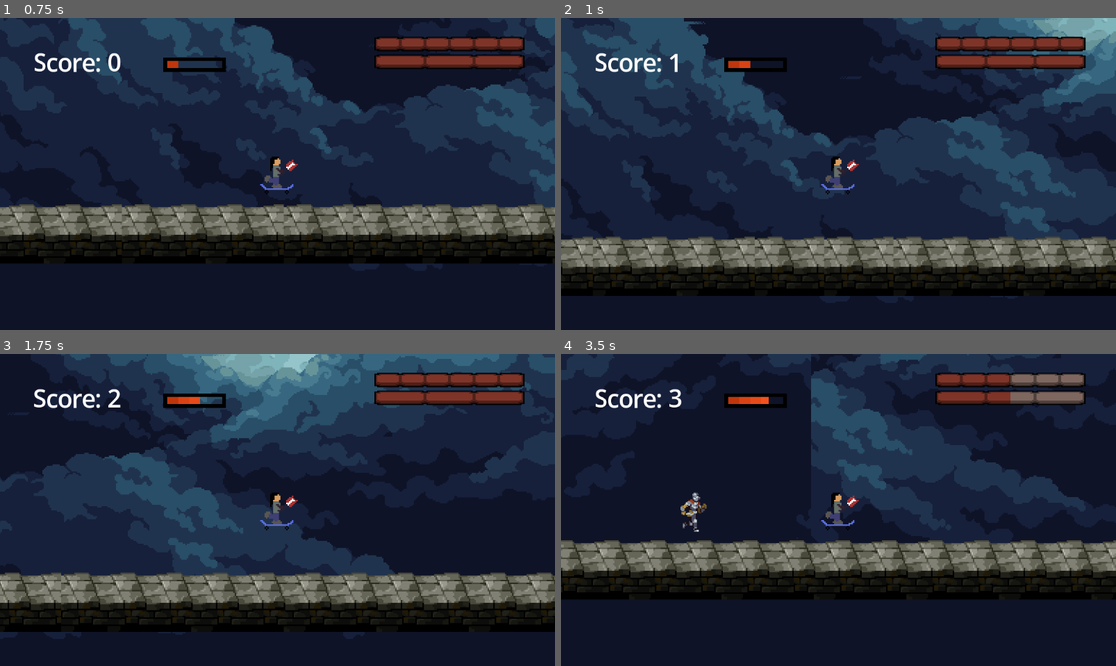
Above: before the commit, frames 1-4 (two rows, left to right).
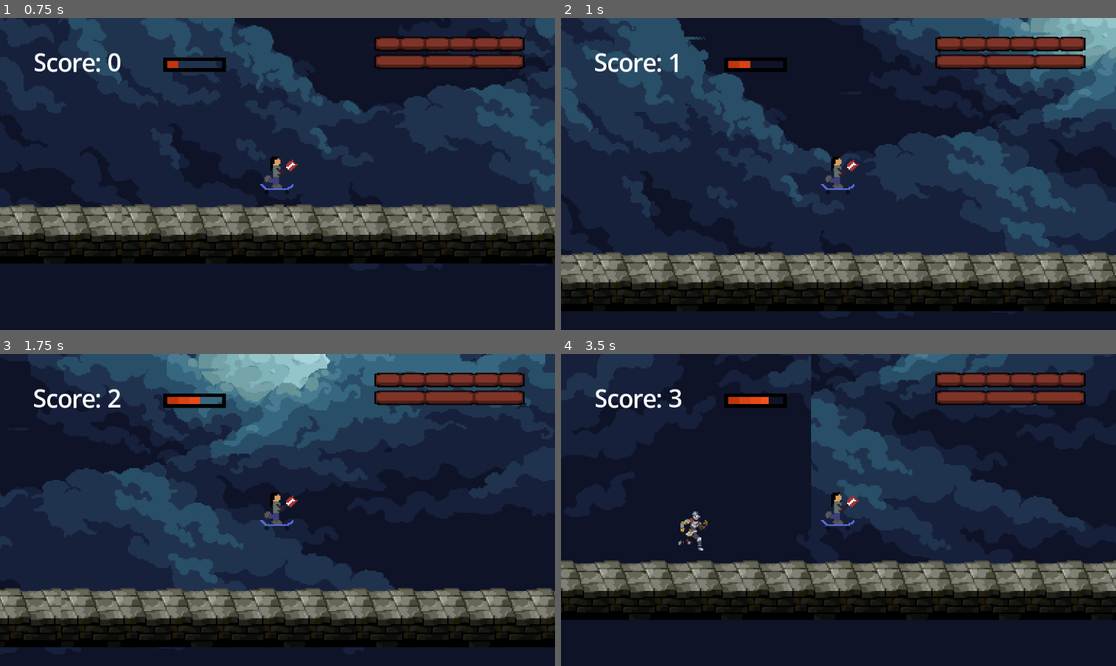
Above: after the commit, the same moments.

Repository: DarkgreenStripes/skateSlash
Game: Godot game, scene res://scenes/main.tscn
Same seed, same stepped clock (60 frames per second), same inputs: the game is played once before the commit and once after it.
Inputs:
- Up to frame 1 (0.75 s): tap F (Activate_flow) at 0.6 s
- Up to frame 2 (1 s): tap Space (jump) at 0.77 s
- Up to frame 3 (1.75 s): tap F (Activate_flow) at 1.35 s; tap Space (jump) at 1.52 s
- Up to frame 4 (3.5 s): tap F (Activate_flow) at 2.1, 2.85 s; tap Space (jump) at 3.02 s

Frame 1 is identical in both runs. In frame 2, 29% of the frame differs, in the area x 0-100%, y 0-94%; in frame 3, 31%; in frame 4, 28%.
Error after the commit: Invalid access to property or key 'damage_dealt_m' on a base object of type 'CharacterBody2D'. (res://assets/scripts/player.gd:12)

Commit message:
Quick-fix

Diff:
--- a/assets/scripts/player.gd
+++ b/assets/scripts/player.gd
@@ -5,7 +5,7 @@
 @export var health_p:= 100
 @export var damage_dealt_p:= 10
 var SPEED = 250.0
-var JUMP_VELOCITY = -200.0
+var JUMP_VELOCITY = -250.0
 var spawn_point:= Vector2(0.0, -1.0)
 
 @onready var mob = get_node("../mob")
--- a/scenes/mob.tscn
+++ b/scenes/mob.tscn
@@ -88,10 +88,12 @@
 radius = 5.0
 height = 28.0
 
-[node name="mob" type="RigidBody2D" unique_id=1621973403]
+[sub_resource type="CircleShape2D" id="CircleShape2D_bsing"]
+radius = 63.007935
+
+[node name="mob" type="CharacterBody2D" unique_id=868792305]
 collision_layer = 4
 collision_mask = 3
-gravity_scale = 0.0
 script = ExtResource("1_bsing")
 
 [node name="AnimatedSprite2D" type="AnimatedSprite2D" parent="." unique_id=899339664]
@@ -116,5 +118,16 @@
 shape = SubResource("CapsuleShape2D_bsing")
 debug_color = Color(0.90664303, 0.0001272577, 0.7443815, 0.41960785)
 
+[node name="Area2D2" type="Area2D" parent="." unique_id=1946917862]
+collision_layer = 8
+collision_mask = 16
+
+[node name="CollisionShape2D" type="CollisionShape2D" parent="Area2D2" unique_id=1693627993]
+position = Vector2(62, 0)
+shape = SubResource("CircleShape2D_bsing")
+debug_color = Color(0.507971, 0.5790367, 0, 0.41960785)
+
 [connection signal="screen_exited" from="VisibleOnScreenNotifier2D" to="." method="_on_visible_on_screen_notifier_2d_screen_exited"]
 [connection signal="body_entered" from="Area2D" to="." method="_on_area_2d_body_entered"]
+[connection signal="body_entered" from="Area2D2" to="." method="_on_detected"]
+[connection signal="body_exited" from="Area2D2" to="." method="_no_detection"]
